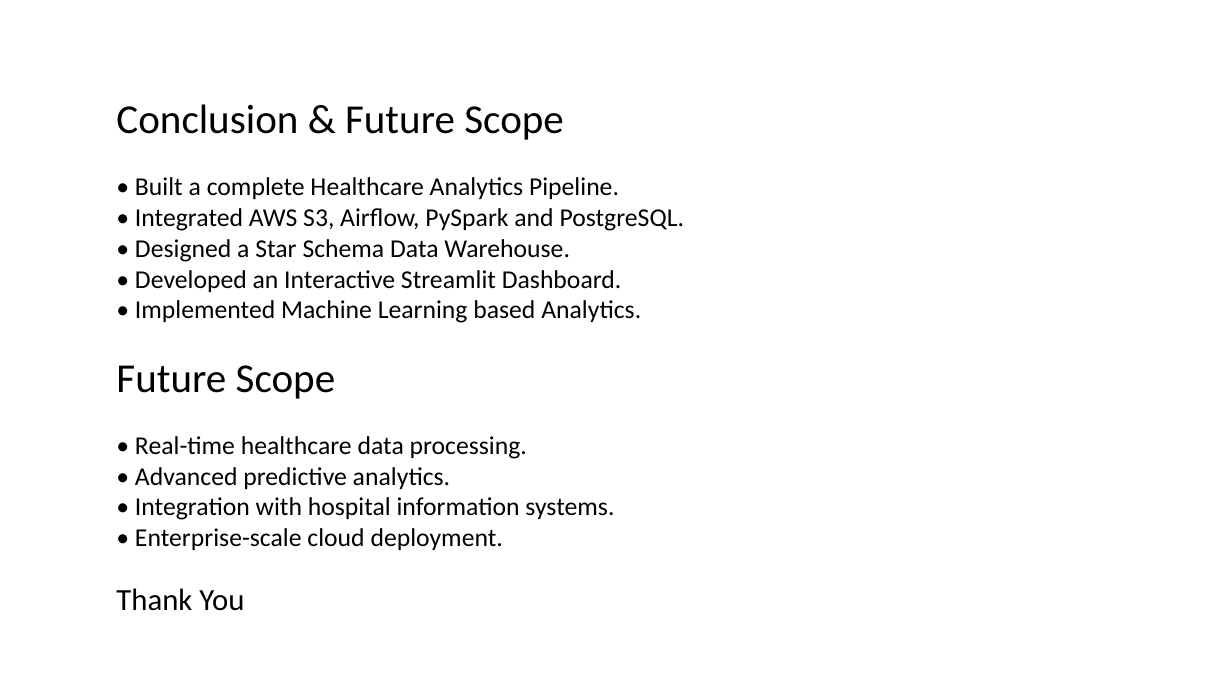
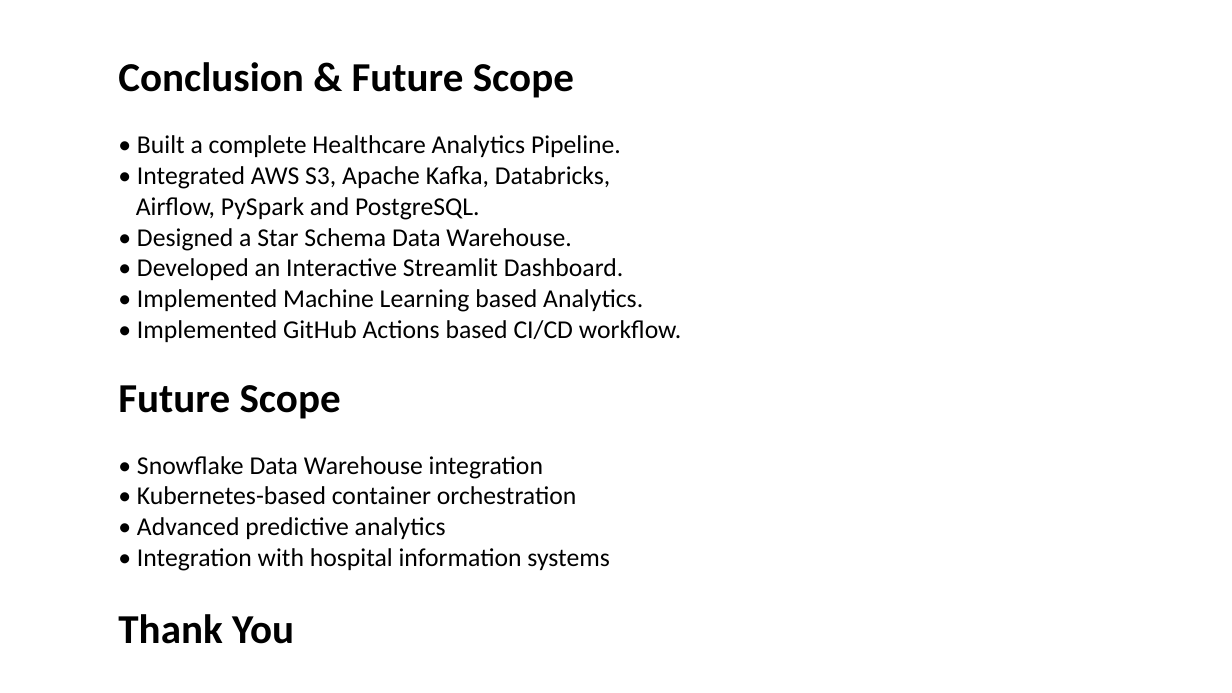
Before and after one commit to arpit-systems/healthcare-analytics-pipeline, a slide deck: slide 14 of docs/docs/PGDDE_Capstone_Healthcare_Analytics_Pipeline_IITJ.pptx (slide 11 before the commit). Drawn at 1232x693 pixels with LibreOffice and Linux fonts; fonts in the diff are those of the drawing. Boxes give left, top, right and bottom in pixels: in the first picture for what was removed or moved away, otherwise in the second. Text is boxed around its words. In the diff, an @@ line names an element or a change of style, - is before the commit and + after.

```diff
--- a/docs/docs/PGDDE_Capstone_Healthcare_Analytics_Pipeline_IITJ.pptx
+++ b/docs/docs/PGDDE_Capstone_Healthcare_Analytics_Pipeline_IITJ.pptx
@@ text "Conclusion & Future Scope": place and size @@
-text "Conclusion & Future Scope" at (116,104,685,611)
+text "Conclusion & Future Scope" at (118,62,682,644)
@@ text at (118,62,574,644): bold on in "Conclusion & Future Scope", "Future Scope", "Thank You"; size 24 to 32 pt in "Thank You" @@
@@ text at (136,166,611,220): text changed @@
-• Integrated AWS S3, Airflow, PySpark and PostgreSQL.
+• Integrated AWS S3, Apache Kafka, Databricks,
+Airflow, PySpark and PostgreSQL.
@@ text at (137,320,682,342): paragraph added @@
+• Implemented GitHub Actions based CI/CD workflow.
@@ text at (137,456,609,571): text changed @@
-• Real-time healthcare data processing.
-• Advanced predictive analytics.
-• Integration with hospital information systems.
-• Enterprise-scale cloud deployment.
+• Snowflake Data Warehouse integration
+• Kubernetes-based container orchestration
+• Advanced predictive analytics
+• Integration with hospital information systems
```
Also in this commit, not shown: 8 other slides changed, 3 slides added, 1 other file.
